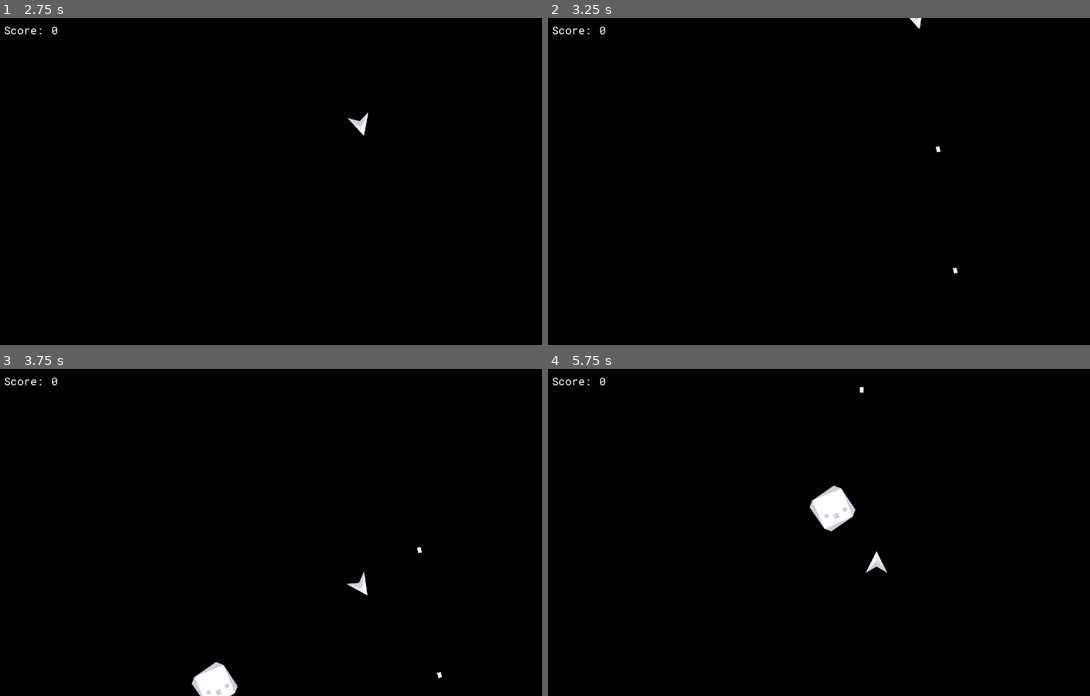
Above: before the commit, frames 1-4 (two rows, left to right).
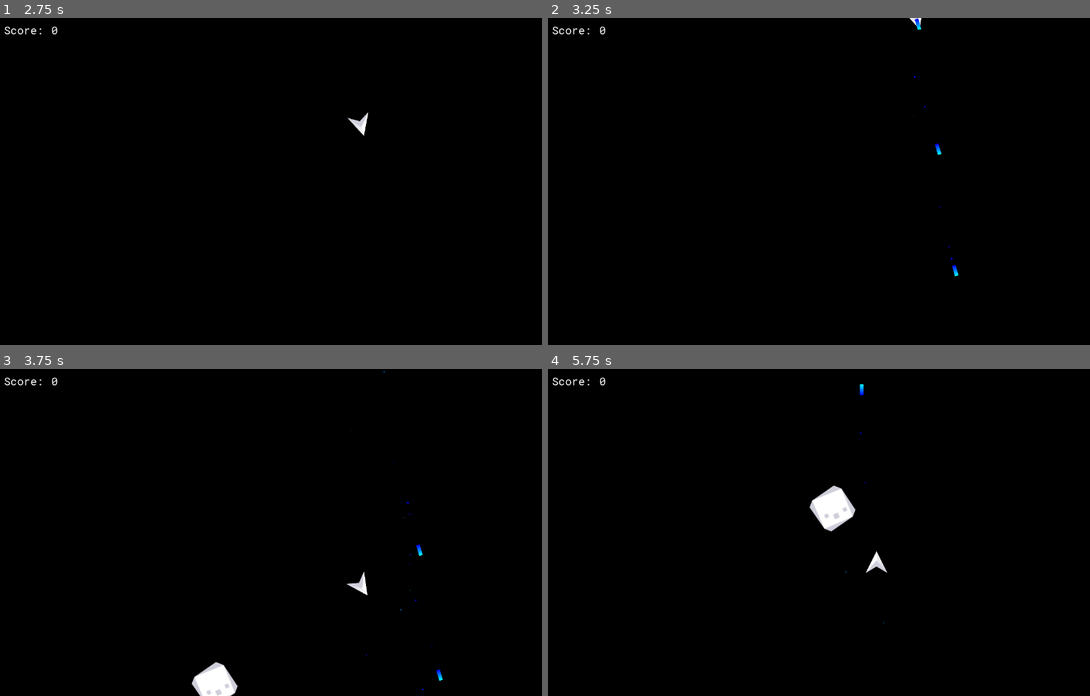
Above: after the commit, the same moments.

Repository: cdhumphreys/asteroids-godot
Game: Godot game, scene res://scenes/game.tscn
Same seed, same stepped clock (60 frames per second), same inputs: the game is played once before the commit and once after it.
Inputs:
- Up to frame 1 (2.75 s): click "Start" at 0.5 s; tap Enter at 1.25 s; hold A (rotate_anticlockwise) 1.28-2.03 s; hold S (thrust_backward) from 1.28 s (still down); tap D (rotate_clockwise) at 2.1 s
- Up to frame 2 (3.25 s): keep holding S (thrust_backward); hold Space (shoot) from 2.78 s (still down)
- Up to frame 3 (3.75 s): keep holding S (thrust_backward); release Space (shoot) at 3.53 s; tap A (rotate_anticlockwise) at 3.6 s
- Up to frame 4 (5.75 s): keep holding S (thrust_backward); hold D (rotate_clockwise) 4.28-5.03 s; tap Space (shoot) at 5.1 s

Frame 1 is identical in both runs. In frame 2, less than 0.1% of the frame differs, in the area x 67-76%, y 0-80%; in frame 3, less than 0.1%; in frame 4, less than 0.1%.

Commit message:
Adding particles to bullet

Diff:
--- a/scenes/bullet.tscn
+++ b/scenes/bullet.tscn
@@ -1,22 +1,51 @@
-[gd_scene load_steps=3 format=3 uid="uid://dmlk1t3ynpejw"]
+[gd_scene load_steps=10 format=3 uid="uid://dmlk1t3ynpejw"]
 
 [ext_resource type="Script" uid="uid://2q20bdghejhb" path="res://scripts/bullet.gd" id="1_mkf8s"]
 
+[sub_resource type="Gradient" id="Gradient_mkf8s"]
+colors = PackedColorArray(0, 0, 1, 1, 0, 1, 1, 1)
+
 [sub_resource type="RectangleShape2D" id="RectangleShape2D_tah1u"]
-size = Vector2(25.00007, 37.500107)
+size = Vector2(31.250088, 81.25023)
+
+[sub_resource type="CanvasItemMaterial" id="CanvasItemMaterial_y25gk"]
+blend_mode = 1
+
+[sub_resource type="Gradient" id="Gradient_y25gk"]
+colors = PackedColorArray(0, 0, 1, 1, 0, 1, 1, 1)
+
+[sub_resource type="GradientTexture1D" id="GradientTexture1D_l5glv"]
+gradient = SubResource("Gradient_y25gk")
+width = 2
+use_hdr = true
+
+[sub_resource type="Curve" id="Curve_mkf8s"]
+_data = [Vector2(0, 1), 0.0, 0.0, 0, 0, Vector2(1, 0.06017983), 0.0, 0.0, 0, 0]
+point_count = 2
+
+[sub_resource type="CurveTexture" id="CurveTexture_y25gk"]
+curve = SubResource("Curve_mkf8s")
+
+[sub_resource type="ParticleProcessMaterial" id="ParticleProcessMaterial_l5glv"]
+particle_flag_disable_z = true
+initial_velocity_min = -1.0
+initial_velocity_max = 1.0
+gravity = Vector3(0, 0, 0)
+linear_accel_min = -2.2351742e-06
+linear_accel_max = 99.99999
+scale_min = 0.0
+scale_max = 4.0
+scale_curve = SubResource("CurveTexture_y25gk")
+color_ramp = SubResource("GradientTexture1D_l5glv")
 
 [node name="Bullet" type="Area2D"]
 collision_layer = 16
 collision_mask = 16
 script = ExtResource("1_mkf8s")
-
-[node name="Polygon2D" type="Polygon2D" parent="."]
-position = Vector2(0, 4.7683716e-07)
-scale = Vector2(0.36810747, 0.40640986)
-polygon = PackedVector2Array(10.866391, -14.763421, 10.866391, 14.763419, -10.866391, 14.763419, -10.866391, -14.763421)
+gradient = SubResource("Gradient_mkf8s")
 
 [node name="CollisionShape2D" type="CollisionShape2D" parent="."]
-position = Vector2(1.4901161e-07, -1.4901161e-07)
+position = Vector2(0, -1.7881393e-07)
 scale = Vector2(0.3199991, 0.3199991)
 shape = SubResource("RectangleShape2D_tah1u")
 
@@ -25,4 +54,24 @@
 autostart = true
 ignore_time_scale = true
 
+[node name="Line2D" type="Line2D" parent="."]
+unique_name_in_owner = true
+rotation = -1.5707964
+scale = Vector2(1, 1.0042186)
+points = PackedVector2Array(-8, 0, 8, 0)
+width = 8.0
+gradient = SubResource("Gradient_mkf8s")
+begin_cap_mode = 1
+end_cap_mode = 1
+
+[node name="GPUParticles2D" type="GPUParticles2D" parent="."]
+material = SubResource("CanvasItemMaterial_y25gk")
+scale = Vector2(6.669513, 14.399999)
+amount = 10
+lifetime = 2.0
+speed_scale = 2.0
+randomness = 1.0
+trail_lifetime = 1.0
+process_material = SubResource("ParticleProcessMaterial_l5glv")
+
 [connection signal="timeout" from="Lifetime" to="." method="_on_lifetime_timeout"]
--- a/scripts/bullet.gd
+++ b/scripts/bullet.gd
@@ -1,11 +1,21 @@
+@tool
 extends Area2D
 
 class_name Bullet
 
 const SPEED = 800
 
+@export var gradient: Gradient: set = set_gradient
+
+@onready var line_2d: Line2D = %Line2D
+
+func _ready() -> void:
+	set_gradient(gradient)
+
 func _physics_process(delta):
-	position -= transform.y * SPEED * delta
+	if not Engine.is_editor_hint():
+		position -= transform.y * SPEED * delta
+
 
 func _on_lifetime_timeout() -> void:
 	queue_free()
@@ -14,3 +24,11 @@
 	area.queue_free()
 	# remove bullet
 	queue_free()
+
+func set_gradient(new_gradient: Gradient):
+	gradient = new_gradient
+
+	if line_2d == null:
+		return
+
+	line_2d.gradient = new_gradient
